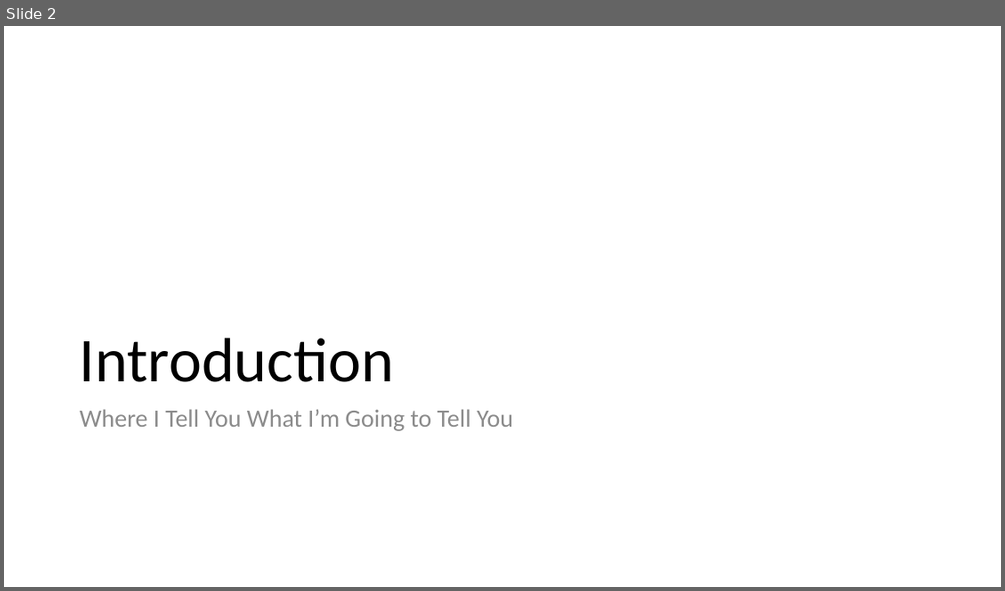
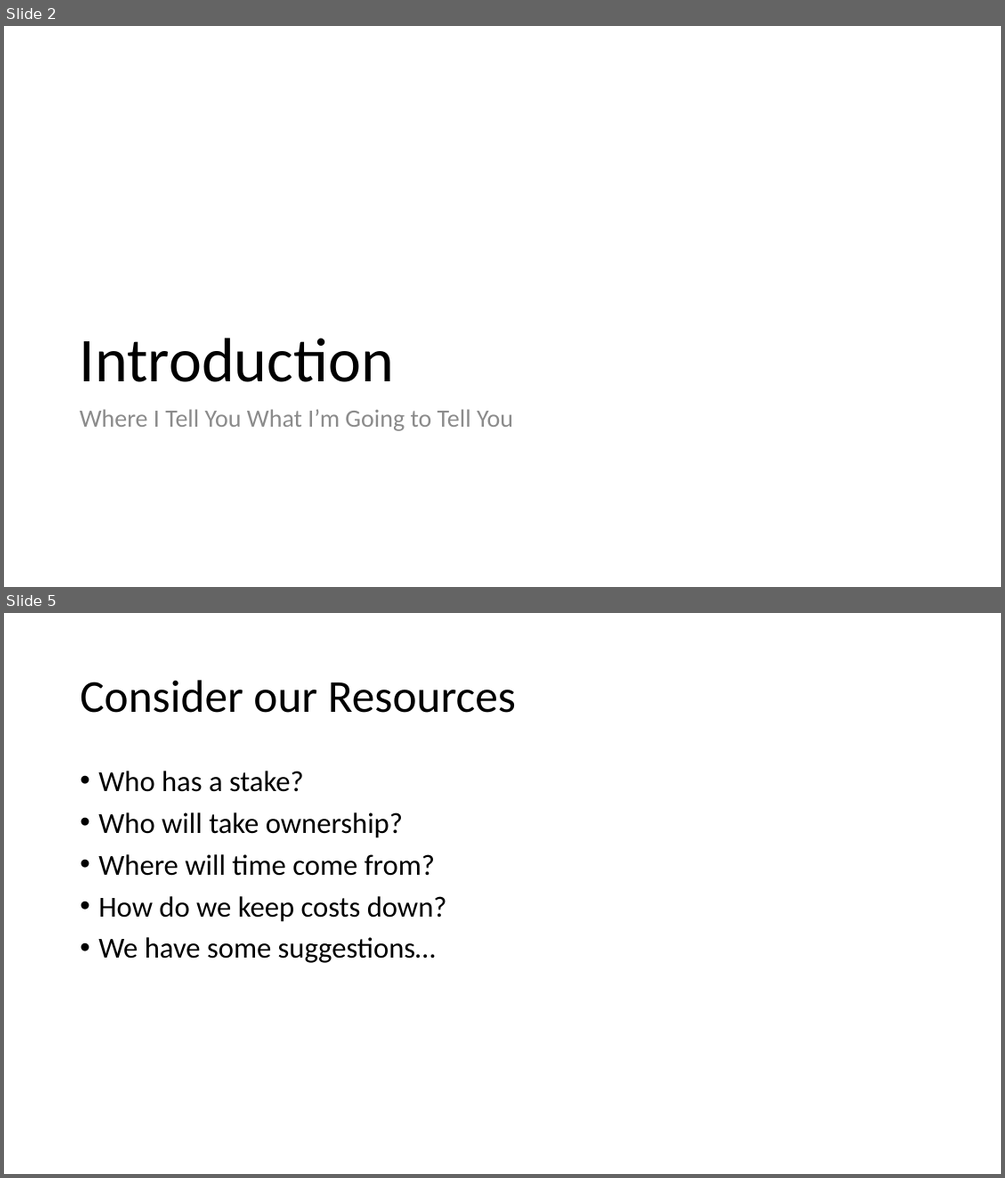
Before and after one commit to EnterpriseProductsLP/docker-straw-man, a slide deck: Docker Proofs of Concept.pptx. Shown one above the other, each under a label of ours: slide 2 before the commit, slides 2 and 5 after it; the slides between them are not shown. The pictures are 1005x591 and 1005x1178 pixels, drawn with LibreOffice and Linux fonts; fonts in the diff are those of the drawing. Boxes give left, top, right and bottom in pixels: in the first picture for what was removed or moved away, otherwise in the second. Text is boxed around its words. In the diff, an @@ line names an element or a change of style, - is before the commit and + after.

```diff
--- a/Docker Proofs of Concept.pptx
+++ b/Docker Proofs of Concept.pptx
@@ slide 5 added at [4,613,1001,1174], background #FFFFFF @@
@@ title added at [80,680,516,713], 44 pt, text #000000 @@
+Consider our Resources
@@ text added at [98,771,447,963], 28 pt, text #000000 @@
+• Who has a stake?
+• Who will take ownership?
+• Where will time come from?
+• How do we keep costs down?
+• We have some suggestions…
```
Also in this commit, not shown: 15 other slides added, 1 slide removed.
